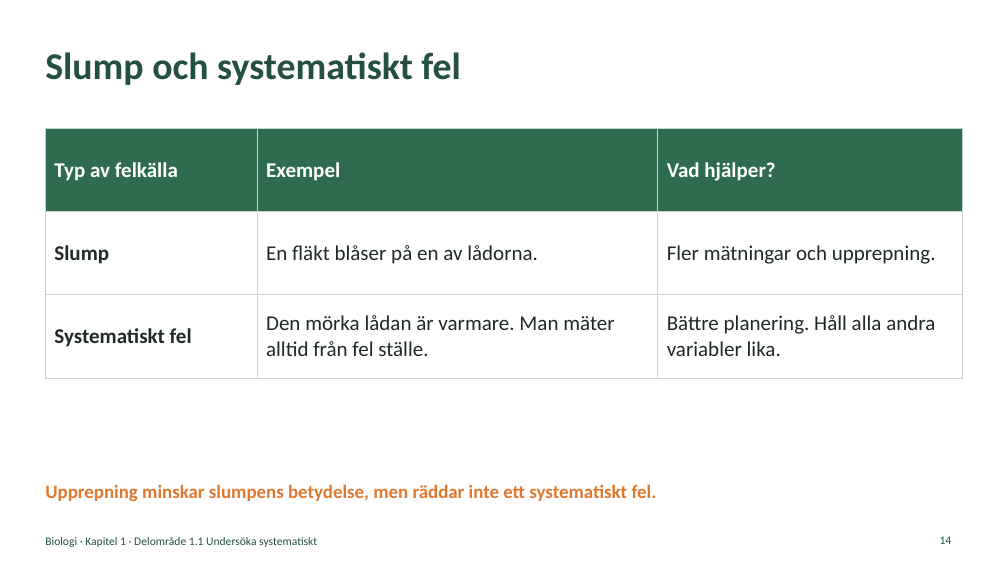
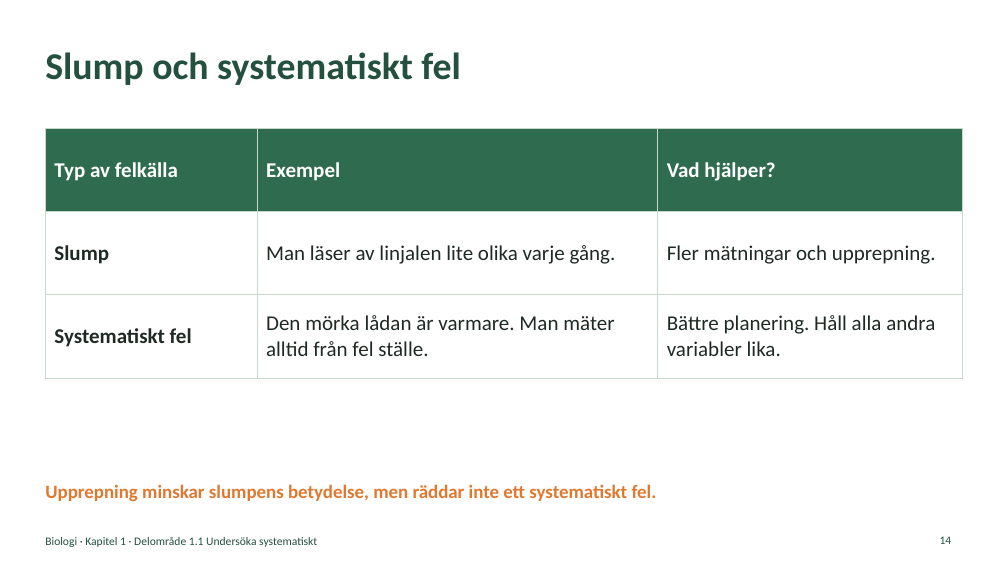
Before and after one commit to sweviktor95/pluggis, a slide deck: slide 14 of planering/biologi-omrade1/biologi-1-1-undersoka-systematiskt.pptx. Drawn at 1008x567 pixels with LibreOffice and Linux fonts; fonts in the diff are those of the drawing. Boxes give left, top, right and bottom in pixels: in the first picture for what was removed or moved away, otherwise in the second. Text is boxed around its words. In the diff, an @@ line names an element or a change of style, - is before the commit and + after.

```diff
--- a/planering/biologi-omrade1/biologi-1-1-undersoka-systematiskt.pptx
+++ b/planering/biologi-omrade1/biologi-1-1-undersoka-systematiskt.pptx
@@ table at (x1=45, y1=129, x2=963, y2=360) @@
-row 2, column 2: En fläkt blåser på en av lådorna.
+row 2, column 2: Man läser av linjalen lite olika varje gång.
```
Also in this commit, not shown: 20 other files.
